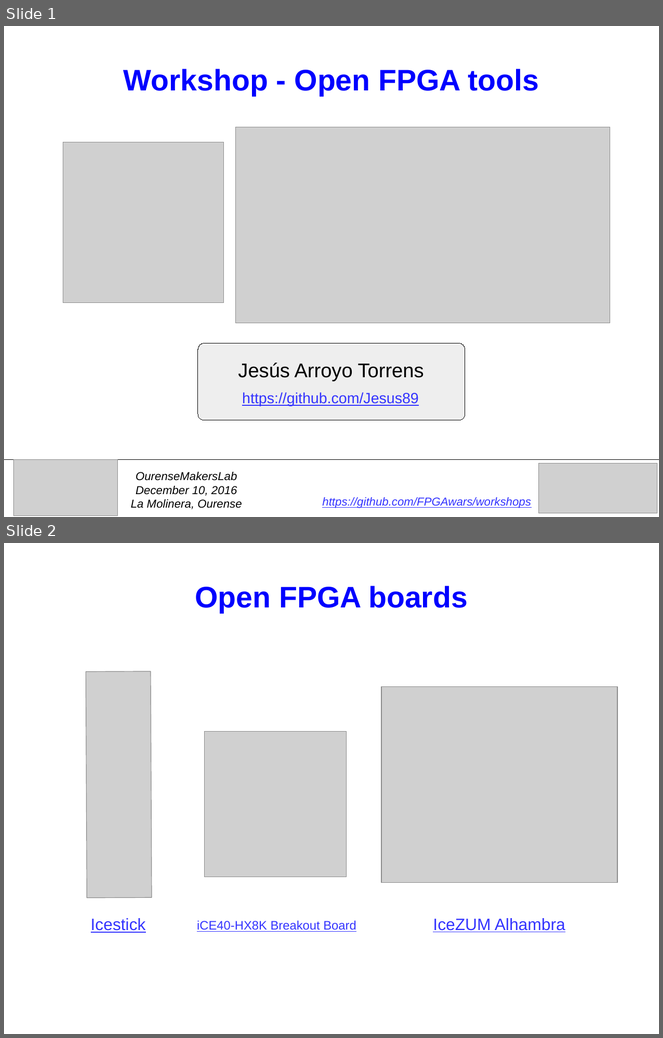
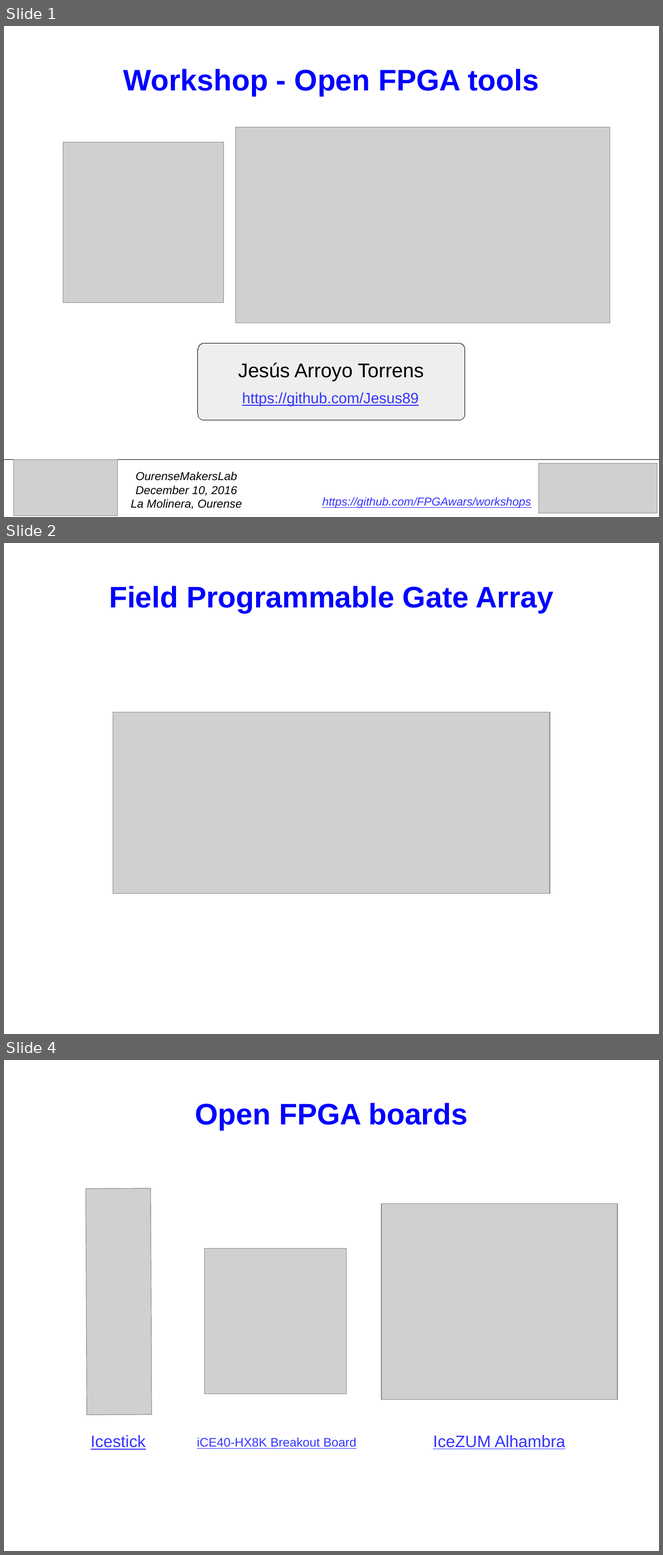
Before and after one commit to FPGAwars/workshops, a slide deck: 2016-12-10-OurenseMakersLab/presentation/slides.odp. Shown one above the other, each under a label of ours: slides 1 and 2 before the commit, slides 1, 2 and 4 after it; the slides between them are not shown. The pictures are 663x1038 and 663x1555 pixels, drawn with LibreOffice and Linux fonts; fonts in the diff are those of the drawing; grey boxes stand for pictures. Boxes give left, top, right and bottom in pixels: in the first picture for what was removed or moved away, otherwise in the second. Text is boxed around its words. In the diff, an @@ line names an element or a change of style, - is before the commit and + after.

```diff
--- a/2016-12-10-OurenseMakersLab/presentation/slides.odp
+++ b/2016-12-10-OurenseMakersLab/presentation/slides.odp
@@ slide 2 added at [4, 543, 659, 1034], background #FFFFFF @@
@@ title added at [109, 586, 554, 613], 36 pt, text #0000FF, bold @@
+Field Programmable Gate Array
@@ picture added at [113, 712, 551, 894] @@
@@ what was slide 2 is now slide 4 @@
```
Also in this commit, not shown: 4 slides changed, 1 other slide added, 3 other files.
